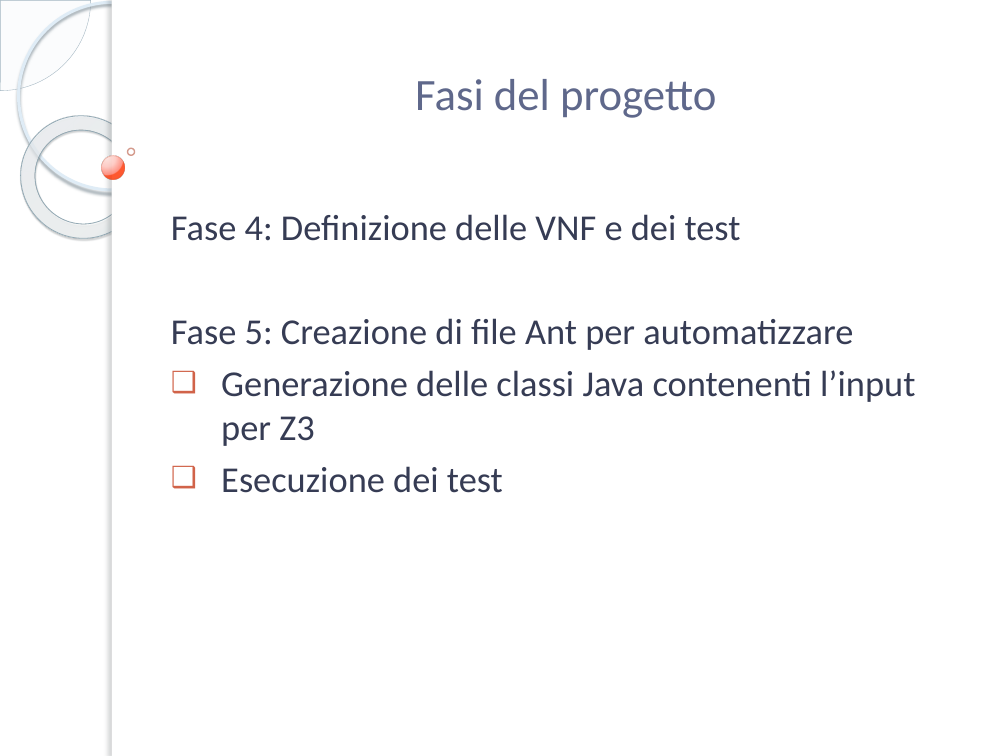
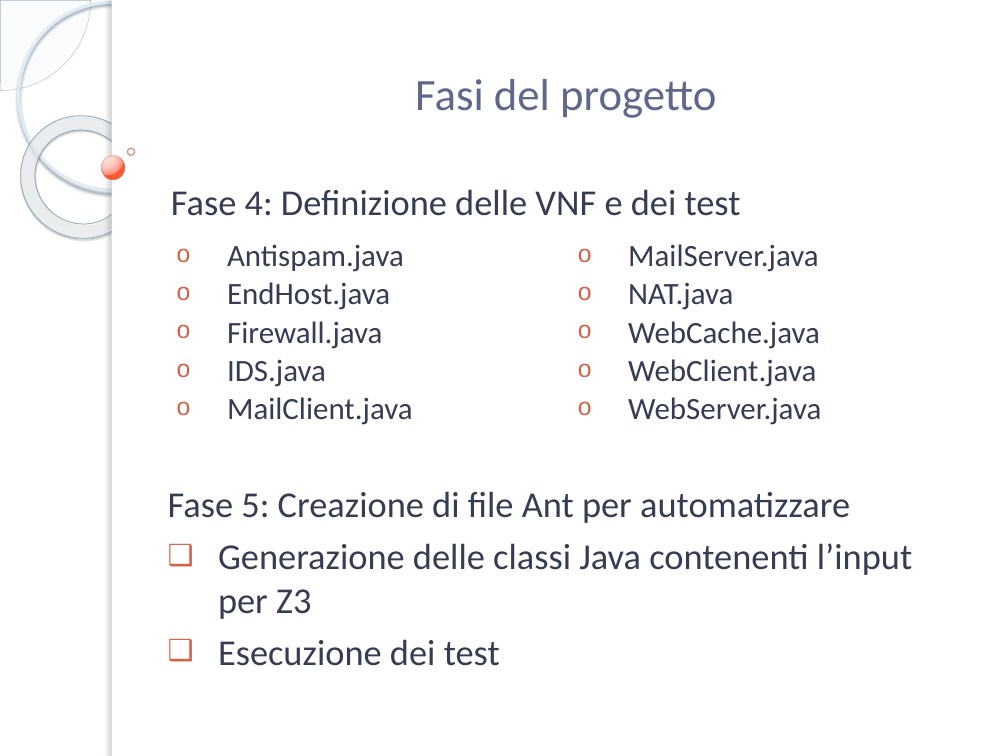
Before and after one commit to netgroup-polito/vnf-modeling, a slide deck: slide 10 of Marchetti/Tesi/Presentazione tesi.pptx. Drawn at 1008x756 pixels with LibreOffice and Linux fonts; fonts in the diff are those of the drawing; background and template pictures are left out. Boxes give left, top, right and bottom in pixels: in the first picture for what was removed or moved away, otherwise in the second. Text is boxed around its words. In the diff, an @@ line names an element or a change of style, - is before the commit and + after.

```diff
--- a/Marchetti/Tesi/Presentazione tesi.pptx
+++ b/Marchetti/Tesi/Presentazione tesi.pptx
@@ subtitle "Fase 4: Definizione delle VNF ...": place and size @@
-subtitle "Fase 4: Definizione delle VNF ..." at [171, 214, 915, 493]
+subtitle "Fase 4: Definizione delle VNF ..." at [171, 189, 741, 216]
@@ text added at [227, 244, 413, 425], 22.1 pt, text #363C54 @@
+o Antispam.java
+o EndHost.java
+o Firewall.java
+o IDS.java
+o MailClient.java
@@ text added at [628, 244, 821, 425], 22.1 pt, text #363C54 @@
+o MailServer.java
+o NAT.java
+o WebCache.java
+o WebClient.java
+o WebServer.java
@@ subtitle at [171, 318, 915, 493]: paragraphs removed @@
-Fase 5: Creazione di file Ant per automatizzare
-❑ Generazione delle classi Java contenenti l’input per Z3
-❑ Esecuzione dei test
@@ text added at [168, 491, 912, 666], 26 pt, text #363C54 @@
+Fase 5: Creazione di file Ant per automatizzare
+❑ Generazione delle classi Java contenenti l’input per Z3
+❑ Esecuzione dei test
```
Also in this commit, not shown: 3 other slides changed, 1 slide added.
